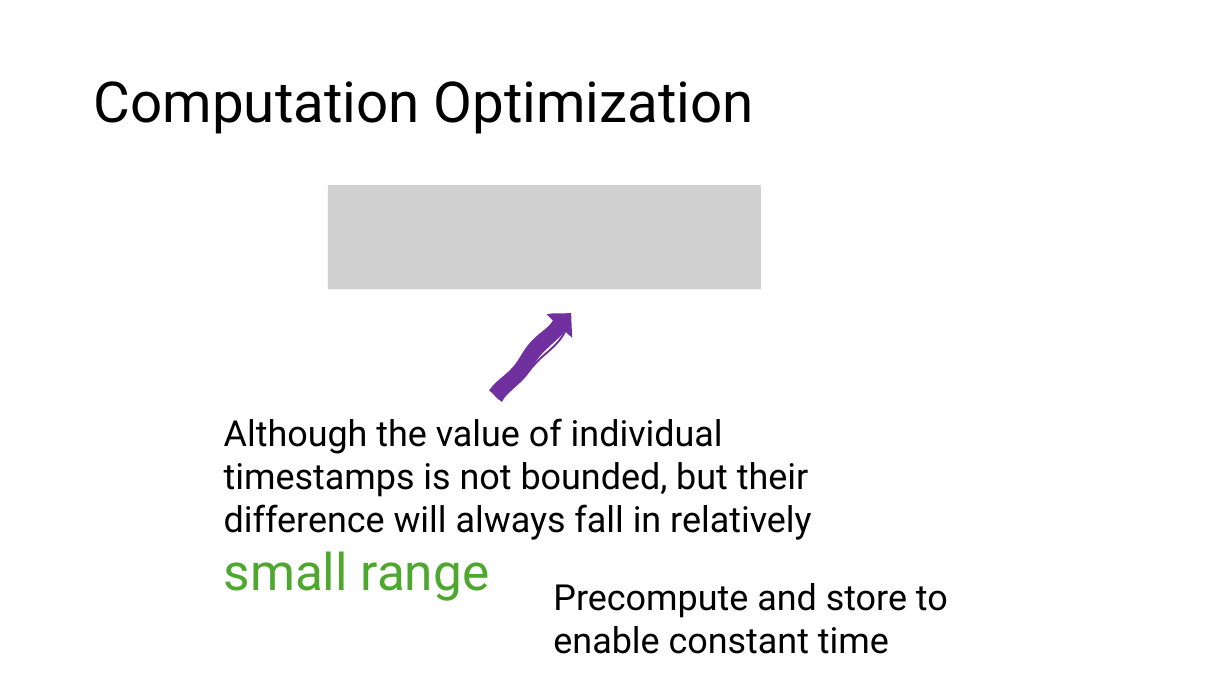
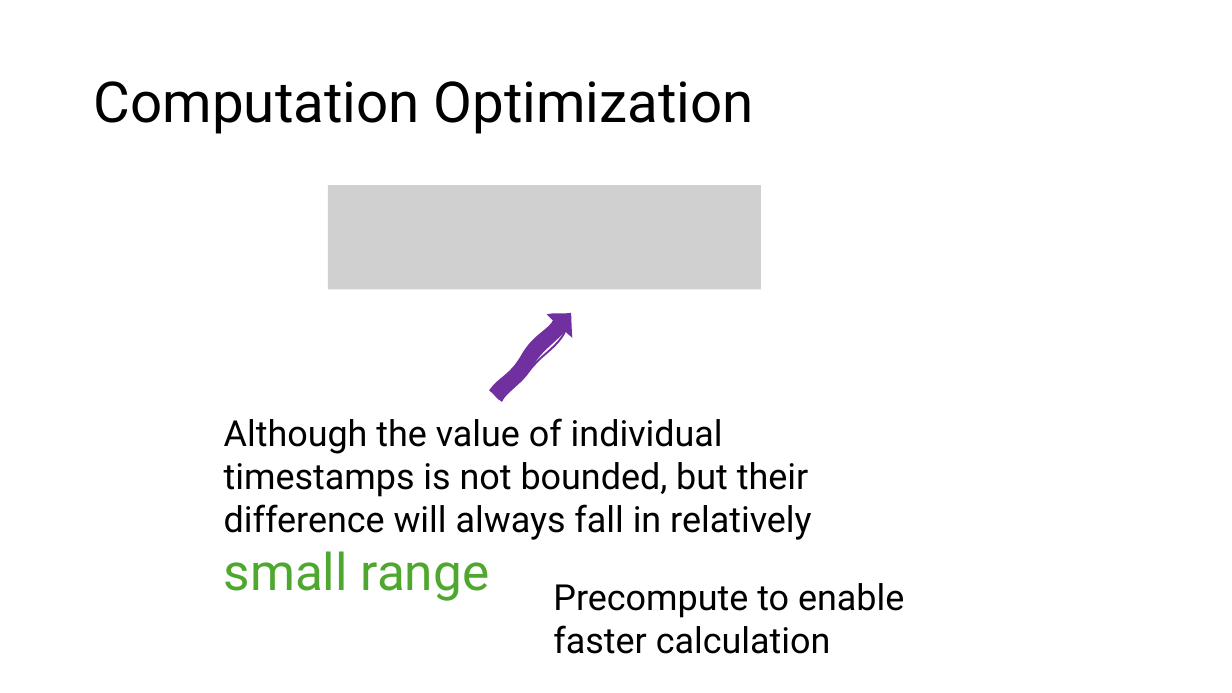
Before and after one commit to HaseebLUMS/Onyx-Presentation, a slide deck: slide 131 of thesis-latency-fairness.pptx. Drawn at 1232x693 pixels with LibreOffice and Linux fonts; fonts in the diff are those of the drawing; grey boxes stand for pictures. Boxes give left, top, right and bottom in pixels: in the first picture for what was removed or moved away, otherwise in the second. Text is boxed around its words. In the diff, an @@ line names an element or a change of style, - is before the commit and + after.

```diff
--- a/thesis-latency-fairness.pptx
+++ b/thesis-latency-fairness.pptx
@@ text at bbox=[553, 583, 904, 654]: text changed @@
-Precompute and store to enable constant time
+Precompute to enable faster calculation
```
Also in this commit, not shown: 1 other slide changed.
